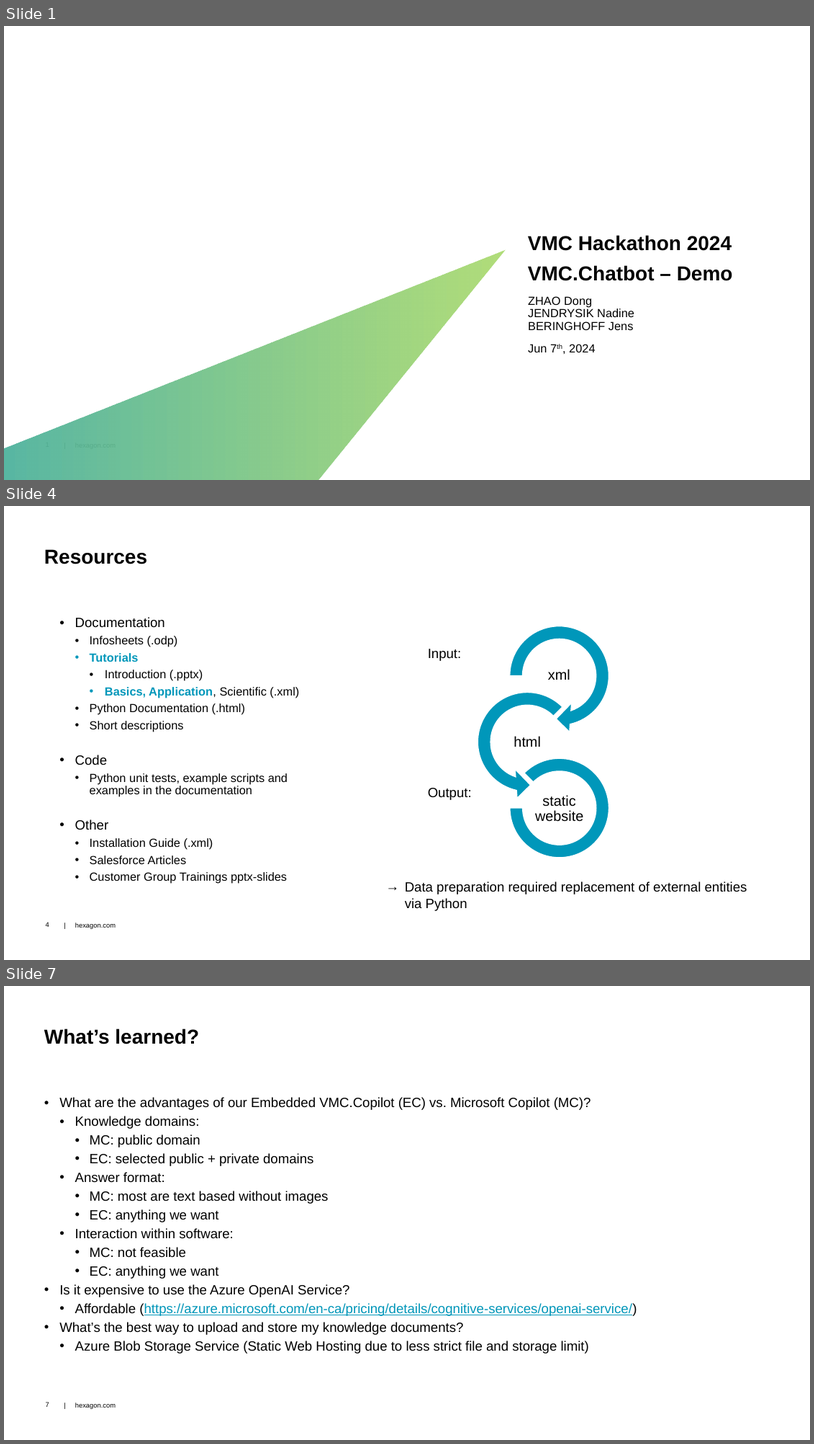
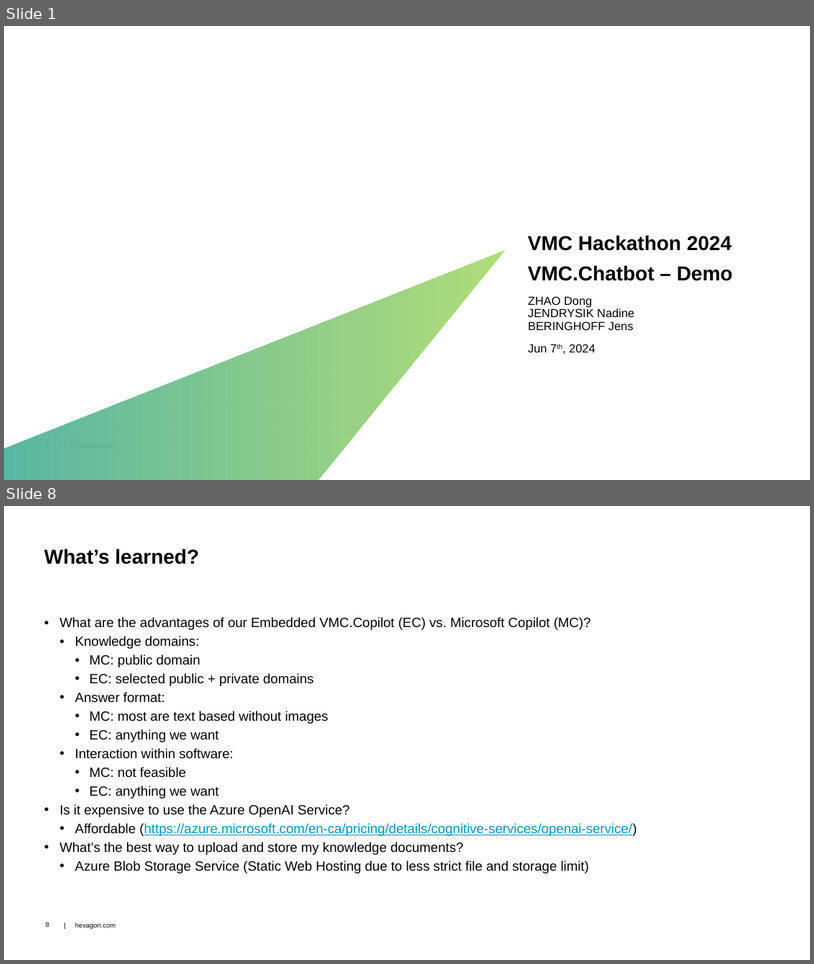
Before and after one commit to dongzgh/protos-vmccopilot, a slide deck: docs/VMC Hackathon 2024 - VMC.Chatbot - Demo.pptx. Shown one above the other, each under a label of ours: slides 1, 4 and 7 before the commit, slides 1 and 8 after it; the slides between them are not shown. The pictures are 814x1444 and 814x964 pixels, drawn with LibreOffice and Linux fonts; fonts in the diff are those of the drawing; background and template pictures are left out. Boxes give left, top, right and bottom in pixels: in the first picture for what was removed or moved away, otherwise in the second. Text is boxed around its words. In the diff, an @@ line names an element or a change of style, - is before the commit and + after.

```diff
--- a/docs/VMC Hackathon 2024 - VMC.Chatbot - Demo.pptx
+++ b/docs/VMC Hackathon 2024 - VMC.Chatbot - Demo.pptx
@@ slide 4 removed at bbox=[4, 506, 810, 960], background #FFFFFF; not listed: 2 template elements that a slide beside it also shows @@
@@ title removed at bbox=[44, 549, 147, 564] @@
-Resources
@@ text removed at bbox=[75, 617, 299, 883] @@
-  • Documentation
-    • Infosheets (.odp)
-    • Tutorials
-      • Introduction (.pptx)
-      • Basics, Application, Scientific (.xml)
-    • Python Documentation (.html)
-    • Short descriptions
-  • Code
-    • Python unit tests, example scripts and examples in the documentation
-  • Other
-    • Installation Guide (.xml)
-    • Salesforce Articles
-    • Customer Group Trainings pptx-slides
@@ text removed at bbox=[428, 649, 462, 661] @@
-Input:
@@ text removed at bbox=[428, 788, 472, 800] @@
-Output:
@@ group removed at bbox=[471, 618, 617, 857]: 3 texts, 1 circular arrow, 1 left circular arrow, 1 arch (boxed as its full ring) @@
-xml
-html
-static website
@@ text removed at bbox=[405, 881, 748, 911] @@
-→ Data preparation required replacement of external entities via Python
@@ what was slide 7 is now slide 8 @@
@@ page number at bbox=[46, 922, 49, 926]: text changed @@
-7
+8
```
Also in this commit, not shown: 4 slides changed, 2 slides added.
